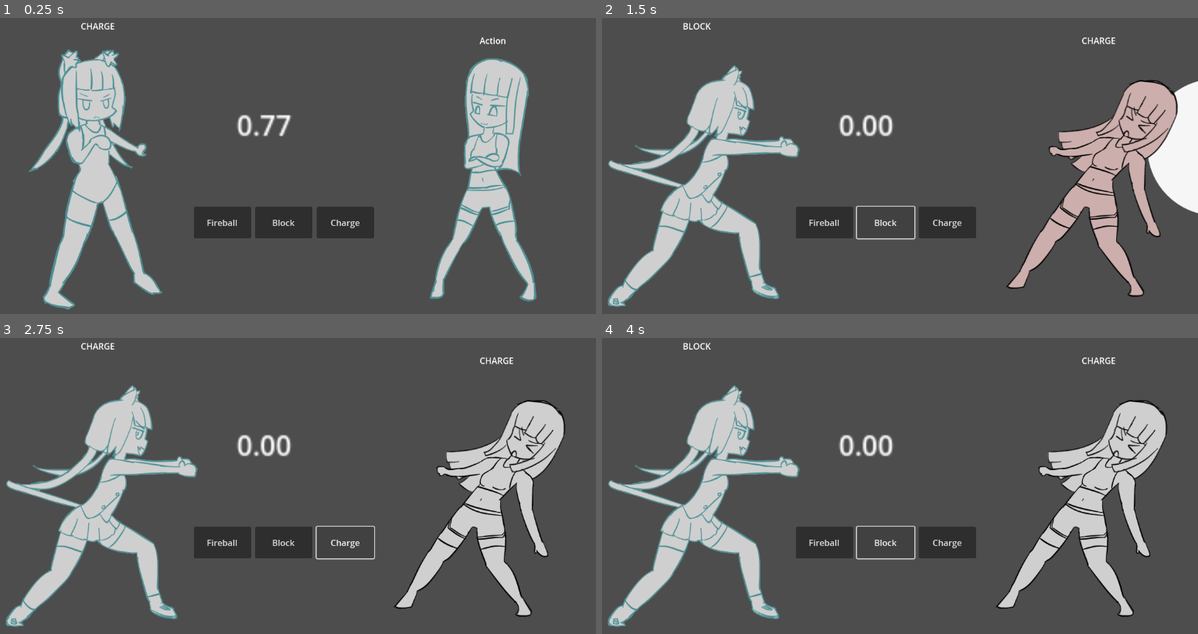
Above: before the commit, frames 1-4 (two rows, left to right).
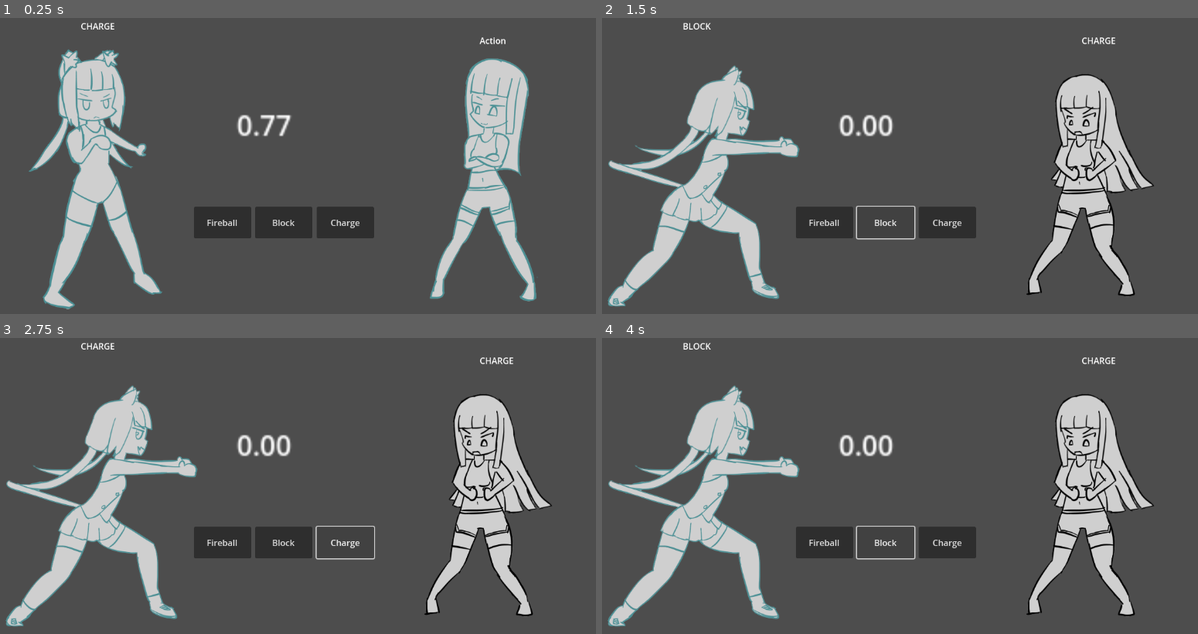
Above: after the commit, the same moments.

Repository: BeatMil/TobPaCharge
Game: Godot game, scene res://scenes/battle.tscn
Same seed, same stepped clock (60 frames per second), same inputs: the game is played once before the commit and once after it.
Inputs:
- Up to frame 1 (0.25 s): no input
- Up to frame 2 (1.5 s): click "Fireball" at 0.5 s; click "Block" at 1.25 s
- Up to frame 3 (2.75 s): click "Charge" at 2 s
- Up to frame 4 (4 s): click "Fireball" at 2.75 s; click "Block" at 3.5 s

The runs differ from the first frame. In frame 1, less than 0.1% of the frame differs, in the area x 19-20%, y 42-43%; in frame 2, 12%, in the area x 2-100%, y 18-98%; in frame 3, 7.5%; in frame 4, 7.5%.

Commit message:
Add charge sfx and fireball now need charges

Diff:
--- a/nodes/characters/Player.tscn
+++ b/nodes/characters/Player.tscn
@@ -1,9 +1,10 @@
-[gd_scene load_steps=12 format=3 uid="uid://d1dreux08gbt"]
+[gd_scene load_steps=13 format=3 uid="uid://d1dreux08gbt"]
 
 [ext_resource type="Texture2D" uid="uid://bhilkjo6hnj61" path="res://media/FirstChar/FirstChar_holder.png" id="1_mjyin"]
 [ext_resource type="Script" path="res://scripts/Player.gd" id="1_nivk1"]
 [ext_resource type="Texture2D" uid="uid://cnelufqm0nn36" path="res://media/FirstChar/FirstChar_fireball.png" id="3_20fhk"]
 [ext_resource type="Texture2D" uid="uid://pskxmpxq37qc" path="res://media/FirstChar/FirstChar_block.png" id="4_73o7j"]
+[ext_resource type="AudioStream" uid="uid://bocx334wnhp3u" path="res://media/sfx/charge01.wav" id="5_2v0km"]
 [ext_resource type="Texture2D" uid="uid://blsgqkxoawu8e" path="res://media/FirstChar/FirstChar_charge.png" id="5_ye5wi"]
 
 [sub_resource type="Animation" id="Animation_0vekx"]
@@ -19,6 +20,18 @@
 "transitions": PackedFloat32Array(1),
 "update": 1,
 "values": [ExtResource("1_mjyin")]
+}
+tracks/1/type = "value"
+tracks/1/imported = false
+tracks/1/enabled = true
+tracks/1/path = NodePath("Sprite/ColorRect:position")
+tracks/1/interp = 1
+tracks/1/loop_wrap = true
+tracks/1/keys = {
+"times": PackedFloat32Array(0),
+"transitions": PackedFloat32Array(1),
+"update": 0,
+"values": [Vector2(-203, 276)]
 }
 
 [sub_resource type="Animation" id="Animation_l5ppu"]
@@ -39,7 +52,7 @@
 
 [sub_resource type="Animation" id="Animation_pfoks"]
 resource_name = "charge"
-length = 0.001
+length = 0.2
 tracks/0/type = "value"
 tracks/0/imported = false
 tracks/0/enabled = true
@@ -51,6 +64,33 @@
 "transitions": PackedFloat32Array(1),
 "update": 1,
 "values": [ExtResource("5_ye5wi")]
+}
+tracks/1/type = "audio"
+tracks/1/imported = false
+tracks/1/enabled = true
+tracks/1/path = NodePath("AudioStreamPlayer")
+tracks/1/interp = 1
+tracks/1/loop_wrap = true
+tracks/1/keys = {
+"clips": [{
+"end_offset": 0.0,
+"start_offset": 0.0,
+"stream": ExtResource("5_2v0km")
+}],
+"times": PackedFloat32Array(0)
+}
+tracks/1/use_blend = true
+tracks/2/type = "value"
+tracks/2/imported = false
+tracks/2/enabled = true
+tracks/2/path = NodePath("Sprite/ColorRect:position")
+tracks/2/interp = 1
+tracks/2/loop_wrap = true
+tracks/2/keys = {
+"times": PackedFloat32Array(0, 0.2),
+"transitions": PackedFloat32Array(1, 1),
+"update": 0,
+"values": [Vector2(-203, 276), Vector2(-203, -343)]
 }
 
 [sub_resource type="Animation" id="Animation_n7kqx"]
@@ -98,7 +138,15 @@
 script = ExtResource("1_nivk1")
 
 [node name="Sprite" type="Sprite2D" parent="."]
+clip_children = 2
 texture = ExtResource("1_mjyin")
+
+[node name="ColorRect" type="ColorRect" parent="Sprite"]
+offset_left = -203.0
+offset_top = 276.0
+offset_right = 162.0
+offset_bottom = 373.0
+color = Color(0.235294, 0.74902, 0.423529, 0.454902)
 
 [node name="ActionLabel" type="Label" parent="."]
 offset_left = -32.0
@@ -146,6 +194,8 @@
 "": SubResource("AnimationLibrary_wq4l7")
 }
 
+[node name="AudioStreamPlayer" type="AudioStreamPlayer" parent="."]
+
 [node name="FireBallSpawnPos" type="Marker2D" parent="."]
 position = Vector2(189, -46)
 
--- a/scripts/Player.gd
+++ b/scripts/Player.gd
@@ -6,6 +6,7 @@
 
 # Configs
 var chosen_action = ActionEnum.actions.CHARGE
+var charge_count = 0
 
 
 func _ready():
@@ -32,12 +33,15 @@
 		$"AnimationPlayer".play("block")
 	elif chosen_action == ActionEnum.actions.CHARGE:
 		$"AnimationPlayer".play("charge")
+		charge_count += 1
 
 
 func spawn_fireball():
-	var fireball = FIREBALL.instantiate()
-	fireball.position = $"FireBallSpawnPos".position
-	add_child(fireball)
+	if charge_count:
+		charge_count -= 1
+		var fireball = FIREBALL.instantiate()
+		fireball.position = $"FireBallSpawnPos".position
+		add_child(fireball)
 
 
 func _on_fire_ball_button_pressed():
Not shown, added: media/sfx/charge01.wav
Not shown, added: media/sfx/charge02.wav
